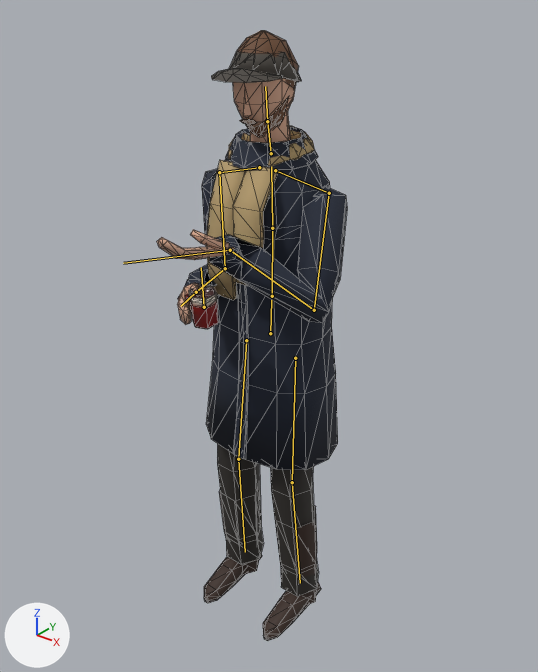
The glTF model site/public/models/people_band_bass.lite.glb as it was, and as the next commit left it.
The view is the same before and after, from a 50 mm lens placed at (1.266, -1.587, 1.987), pointed at (0.061, -0.08, 1.053). The axes (+X, +Y, +Z) are drawn at lower left. The lights are the same throughout. The picture after the commit comes second. Both versions are drawn at frame 72 of the action 'chat'; the numbers are the values there. The bones that change, and the others that lie on the model, are drawn over the model as lines. Mesh edges are drawn as thin lines.

In view in the first picture: 'body', 'mug'.
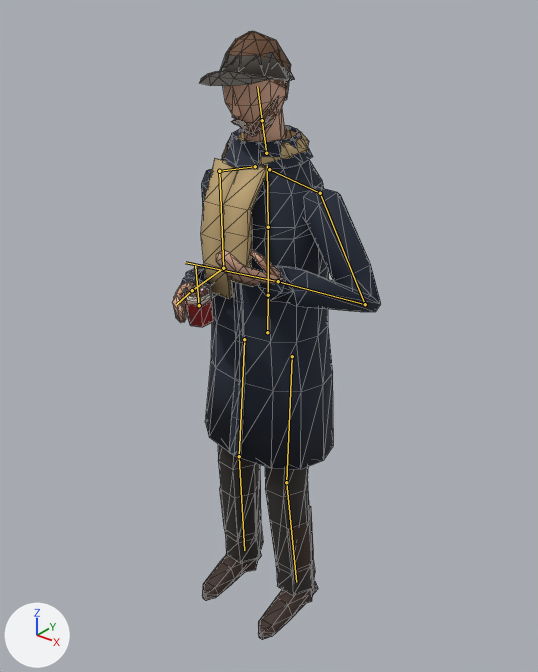
What differs and where, as boxes (x1, y1, x2, y2) in the pictures (538 x 672 px):
'body', posed (10% wider): before (157, 30, 347, 641); after (172, 31, 381, 640)
'mug', posed: before (178, 285, 218, 329); after (181, 283, 213, 327)
bone 'hips', root to tip: before (270, 333) to (271, 300); after (267, 332) to (268, 299)
bone 'spine', root to tip: before (272, 296) to (272, 228); after (268, 295) to (268, 227)
bone 'chest', root to tip: before (272, 228) to (271, 166); after (268, 227) to (267, 165)
bone 'head', root to tip: before (267, 121) to (265, 86); after (262, 120) to (257, 86)
bone 'upperarm.L', root to tip: before (329, 193) to (314, 310); after (320, 193) to (365, 304)
bone 'forearm.L', root to tip: before (314, 310) to (230, 250); after (365, 304) to (278, 281)
bone 'hand.L', root to tip: before (230, 250) to (123, 263); after (278, 281) to (185, 262)
bone 'upperarm.R', root to tip: before (219, 172) to (225, 268); after (219, 171) to (223, 268)
bone 'forearm.R', root to tip: before (225, 268) to (196, 292); after (223, 268) to (192, 290)
bone 'thigh.L', root to tip: before (295, 358) to (292, 482); after (292, 356) to (286, 482)
bone 'shin.L', root to tip: before (292, 482) to (300, 583); after (286, 482) to (296, 582)
bone 'thigh.R', root to tip: before (246, 340) to (238, 459); after (244, 339) to (239, 456)
bone 'shin.R', root to tip: before (238, 459) to (245, 552); after (239, 456) to (244, 550)

What the commit changed:
Bone 'hips' (bone_hips) moves from (0.004, -0.006, 0.0) to (-0.007, -0.006, 0.0).
Bone 'hips' (bone_hips) turns from (0, 1, 0) to (0, -1, 1) degrees about its own x, y and z.
Bone 'spine' (bone_spine) turns from (1, 0, 0) to (1, 1, -1) degrees about its own x, y and z.
Bone 'chest' (bone_chest) turns from (3, 2, 0) to (3, -3, 0) degrees about its own x, y and z.
Bone 'head' (bone_head) turns from (-1, 4, -1) to (3, 3, -1) degrees about its own x, y and z.
Bone 'upperarm.L' (bone_upperarm_l) turns from (41, -1, 11) to (4, -10, 21) degrees about its own x, y and z.
Bone 'forearm.L' (bone_forearm_l) turns from (92, 20, -19) to (107, 25, -19) degrees about its own x, y and z.
Bone 'hand.L' (bone_hand_l) turns from (-60, -47, 75) to (-1, -65, 18) degrees about its own x, y and z.
Bone 'upperarm.R' (bone_upperarm_r) turns from (-1, -4, 2) to (2, -8, 2) degrees about its own x, y and z.
Bone 'forearm.R' (bone_forearm_r) turns from (89, -19, 19) to (86, -18, 19) degrees about its own x, y and z.
Bone 'thigh.L' (bone_thigh_l) turns from (2, -2, 2) to (4, -2, 0) degrees about its own x, y and z.
Bone 'shin.L' (bone_shin_l) turns from (-3, 0, 0) to (-6, 0, 0) degrees about its own x, y and z.
Bone 'thigh.R' (bone_thigh_r) turns from (3, 2, -1) to (2, 2, -2) degrees about its own x, y and z.
Bone 'shin.R' (bone_shin_r) turns from (-6, 0, 0) to (-3, 0, 0) degrees about its own x, y and z.
